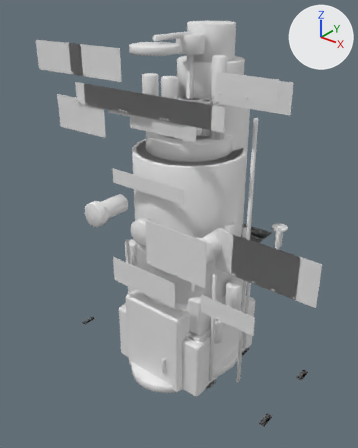
Renders of the glTF model packs/kit_lab/meshes/parts.glb from each side of a commit.
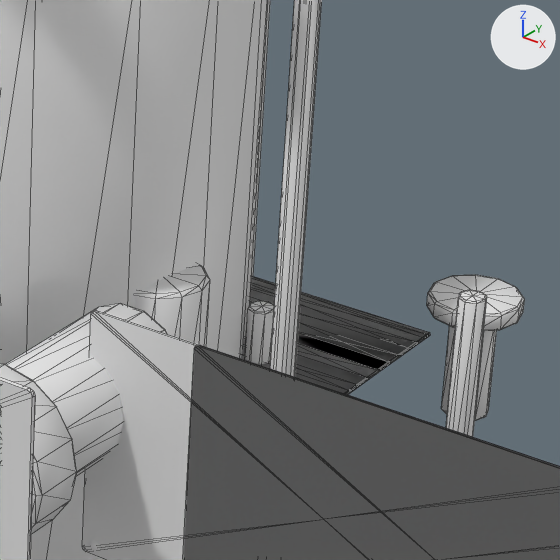
The first picture shows the older version from a camera (50 mm lens) standing at (1.77, -2.32, 2.45) and looking at (0.11, -0.24, 1.16). The close-ups show the older and then the newer version on the part from 56% to 82% of the width and 40% to 60% of the height of that picture. Only the edits that show in the close-ups are written down. Arrows for +X, +Y and +Z are at upper right; the lights stay in place. The close-ups show mesh edges as thin lines. Vertices at exactly the same position are counted once.

The first close-up shows 'cyl_12_1700_y_550_1000_180', 'cyl_15_270_y_540_970_-210', 'cyl_25_120_y_500_980_-300', 'cyl_350_900_y_0_1100_0', 'cyl_50_20_y_500_1050_-300', 'cyl_50_220_y_330_1055_50', 'cyl_60_200_z_400_1150_300', 'cyl_70_250_x_330_1000_-200', 'cyl_80_60_z_400_1150_430', 'panel_1000_550_850_1400_1600', 'panel_300_420_920_1000_1250', 'panel_300_530_1030_1000_1250' and 3 more.
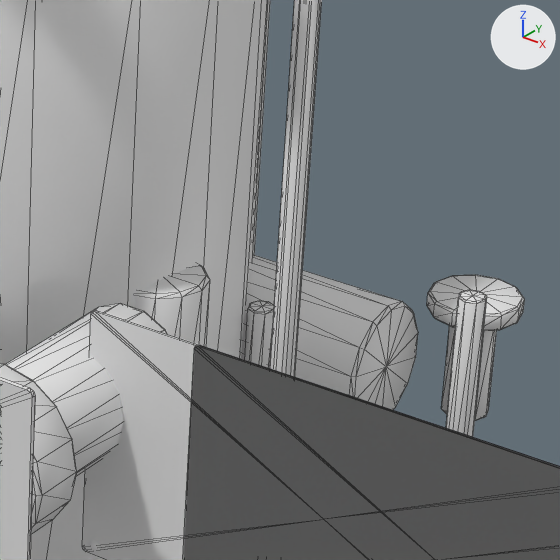
The change, as a diff of the scene's bpy script:
```diff
--- a/packs/kit_lab/meshes/parts.glb.py
+++ b/packs/kit_lab/meshes/parts.glb.py
@@ me_cyl_70_250_x_330_1000__200 @@
 # used by ob_cyl_70_250_x_330_1000__200; location = (0.0, 0.0, 0.0)
-me_cyl_70_250_x_330_1000__200.from_pydata(...)  # 58 vertices, 112 faces; spans x 0.205..0.455, y 0.102..0.298, z 1.0
+me_cyl_70_250_x_330_1000__200.from_pydata(...)  # 58 vertices, 112 faces; spans x 0.205..0.455, y 0.132..0.268, z 0.93..1.07
+# me_cyl_70_250_x_330_1000__200 part 1: 56 of 58 vertices moved; they spanned x 0.205..0.455, y 0.102..0.298, z 1.0 and now span x 0.205..0.455, y 0.132..0.268, z 0.93..1.07; mean shift (0.0, 0.0, 0.0); largest move (0.209, 0.13, 1.0) -> (0.209, 0.2, 1.07)
```

Changed parts and their boxes (x1, y1, x2, y2) in the close-ups (560 x 560 px):
'cyl_70_250_x_330_1000_-200', reshaped: before (241, 276, 430, 395); after (241, 255, 418, 410)
